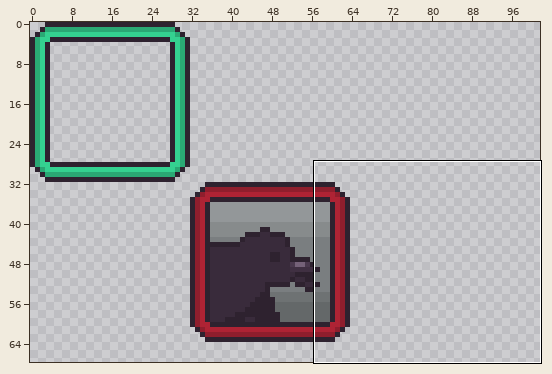
One commit to this pixel-art file: art-designs/achievements/achievement-base.aseprite. Above: a wide view before the commit, with the close-up outlined.
Close-up. The starting point:
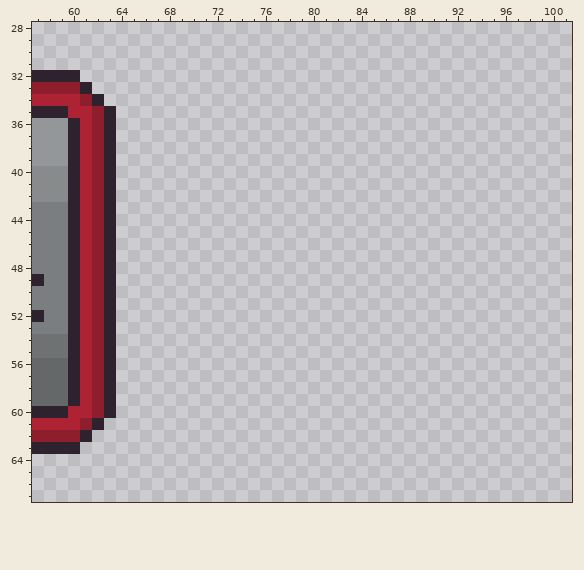
128x128 pixels, 1 frame. Colours within 5 levels of each other are drawn and written as one. Shown: x 57..101, y 28..67. The wide view leaves out empty margins.
Now the later version:
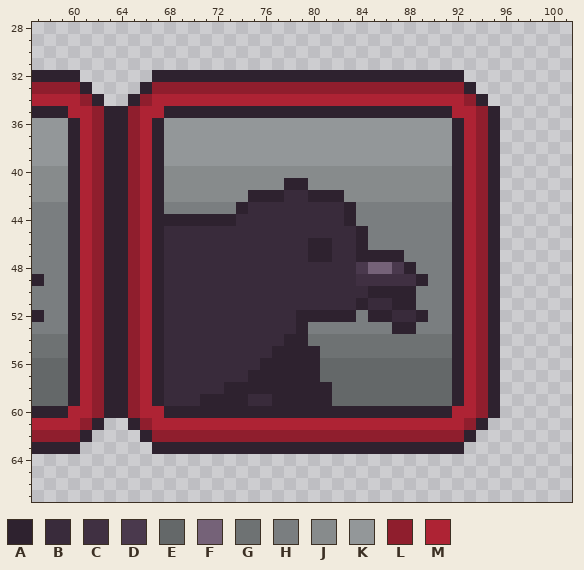
Palette (. is transparent): A #2e222f  B #392b3b  C #403042  D #4a394d  E #646869  F #756278  G #6e7273  H #7a7e80  J #878b8c  K #939799  L #8f1e2d  M #ae2334
What changed:
{"y":32,"x":67,"old":"..........................","new":"AAAAAAAAAAAAAAAAAAAAAAAAAA"}
{"y":33,"x":66,"old":"............................","new":"ALLLLLLLLLLLLLLLLLLLLLLLLLLA"}
{"y":34,"x":65,"old":"..............................","new":"ALMMMMMMMMMMMMMMMMMMMMMMMMMMLA"}
{"y":35,"x":64,"old":"................................","new":"ALMMAAAAAAAAAAAAAAAAAAAAAAAAMMLA"}
{"y":36,"x":64,"old":"................................","new":"ALMAKKKKKKKKKKKKKKKKKKKKKKKKAMLA"}
{"y":37,"x":64,"old":"................................","new":"ALMAKKKKKKKKKKKKKKKKKKKKKKKKAMLA"}
{"y":38,"x":64,"old":"................................","new":"ALMAKKKKKKKKKKKKKKKKKKKKKKKKAMLA"}
{"y":39,"x":64,"old":"................................","new":"ALMAKKKKKKKKKKKKKKKKKKKKKKKKAMLA"}
{"y":40,"x":64,"old":"................................","new":"ALMAJJJJJJJJJJJJJJJJJJJJJJJJAMLA"}
{"y":41,"x":64,"old":"................................","new":"ALMAJJJJJJJJJJAAJJJJJJJJJJJJAMLA"}
{"y":42,"x":64,"old":"................................","new":"ALMAJJJJJJJAAABBAAAJJJJJJJJJAMLA"}
{"y":43,"x":64,"old":"................................","new":"ALMAHHHHHHABBBBBBBBAHHHHHHHHAMLA"}
{"y":44,"x":64,"old":"................................","new":"ALMAAAAAAABBBBBBBBBAHHHHHHHHAMLA"}
{"y":45,"x":64,"old":"................................","new":"ALMABBBBBBBBBBBBBBBBAHHHHHHHAMLA"}
{"y":46,"x":64,"old":"................................","new":"ALMABBBBBBBBBBBBAABBAHHHHHHHAMLA"}
{"y":47,"x":64,"old":"................................","new":"ALMABBBBBBBBBBBBAABBAAAAHHHHAMLA"}
{"y":48,"x":64,"old":"................................","new":"ALMABBBBBBBBBBBBBBBBDFFDAHHHAMLA"}
{"y":49,"x":64,"old":"................................","new":"ALMABBBBBBBBBBBBBBBBCCCCCAHHAMLA"}
{"y":50,"x":64,"old":"................................","new":"ALMABBBBBBBBBBBBBBBBBAAAAHHHAMLA"}
{"y":51,"x":64,"old":"................................","new":"ALMABBBBBBBBBBBBBBBBABBAAHHHAMLA"}
{"y":52,"x":64,"old":"................................","new":"ALMABBBBBBBBBBBAAAAAHAABBAHHAMLA"}
{"y":53,"x":64,"old":"................................","new":"ALMABBBBBBBBBBBAHHHHHHHAAHHHAMLA"}
{"y":54,"x":64,"old":"................................","new":"ALMABBBBBBBBBBAAGGGGGGGGGGGGAMLA"}
{"y":55,"x":64,"old":"................................","new":"ALMABBBBBBBBBAAAAGGGGGGGGGGGAMLA"}
{"y":56,"x":64,"old":"................................","new":"ALMABBBBBBBBAAAAAEEEEEEEEEEEAMLA"}
{"y":57,"x":64,"old":"................................","new":"ALMABBBBBBBAAAAAAEEEEEEEEEEEAMLA"}
{"y":58,"x":64,"old":"................................","new":"ALMABBBBBAAAAAAAAAEEEEEEEEEEAMLA"}
{"y":59,"x":64,"old":"................................","new":"ALMABBBAAAABBAAAAAEEEEEEEEEEAMLA"}
{"y":60,"x":64,"old":"................................","new":"ALMMAAAAAAAAAAAAAAAAAAAAAAAAMMLA"}
{"y":61,"x":65,"old":"..............................","new":"ALMMMMMMMMMMMMMMMMMMMMMMMMMMLA"}
{"y":62,"x":66,"old":"............................","new":"ALLLLLLLLLLLLLLLLLLLLLLLLLLA"}
{"y":63,"x":67,"old":"..........................","new":"AAAAAAAAAAAAAAAAAAAAAAAAAA"}
{"label":"added","picture_box":[116,70,500,454]}
